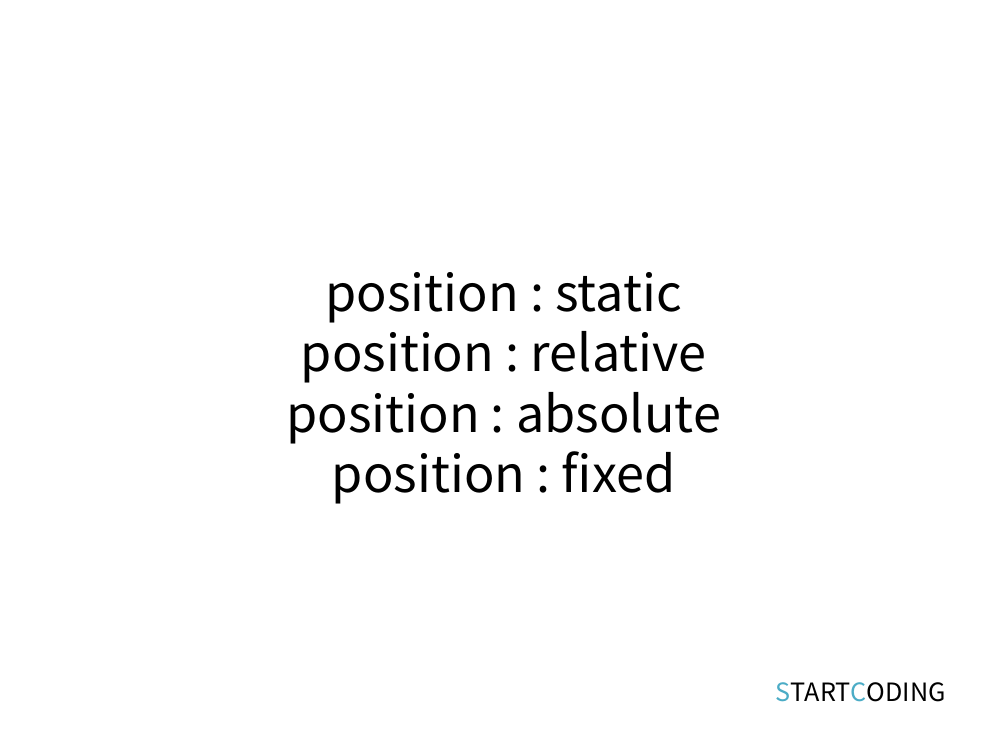
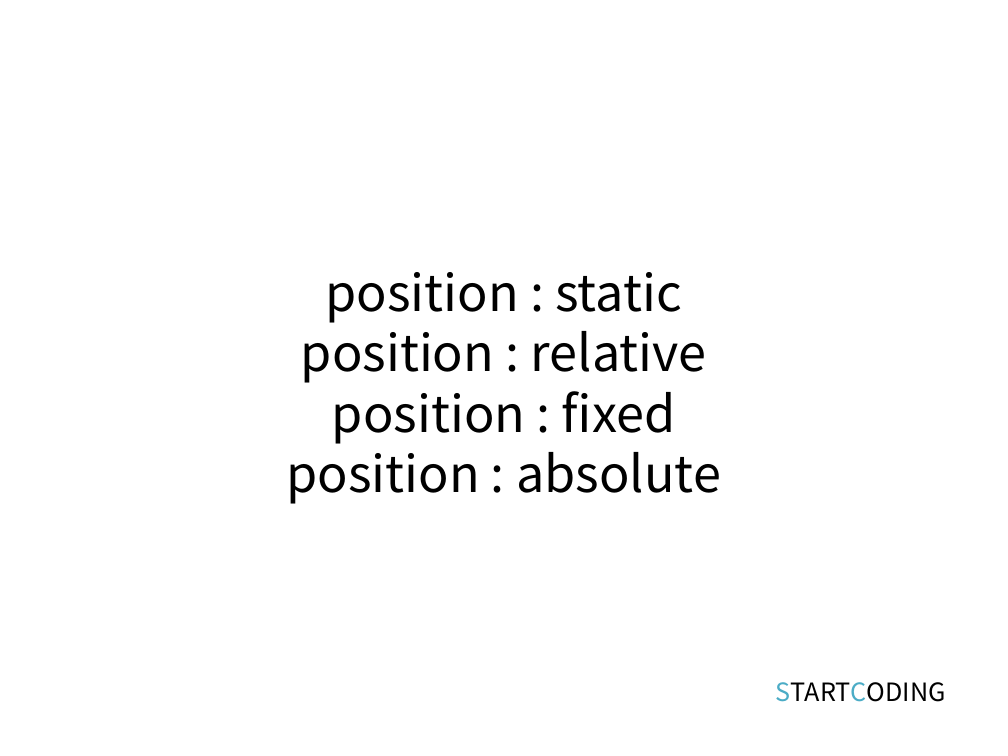
Before and after one commit to kwonkijun/web, a slide deck: slide 3 of 프론트엔드기초(PPT)/CSS3 6강_CSS 포지션.pptx. Drawn at 1008x756 pixels with LibreOffice and Linux fonts; fonts in the diff are those of the drawing. Boxes give left, top, right and bottom in pixels: in the first picture for what was removed or moved away, otherwise in the second. Text is boxed around its words. In the diff, an @@ line names an element or a change of style, - is before the commit and + after.

```diff
--- a/프론트엔드기초(PPT)/CSS3 6강_CSS 포지션.pptx
+++ b/프론트엔드기초(PPT)/CSS3 6강_CSS 포지션.pptx
@@ text at (x1=332, y1=391, x2=676, y2=444): paragraph added @@
+position : fixed
@@ text at (x1=332, y1=451, x2=676, y2=504): paragraph removed @@
-position : fixed
```
Also in this commit, not shown: 1 other slide changed, 6 slides added, 1 other file.
